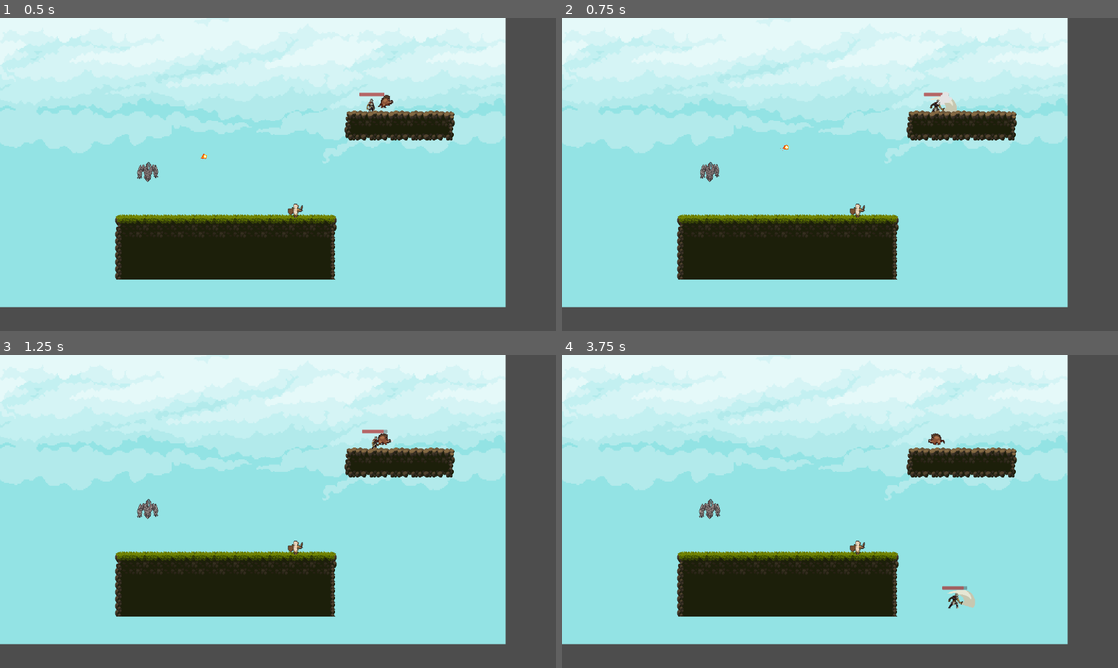
Above: before the commit, frames 1-4 (two rows, left to right).
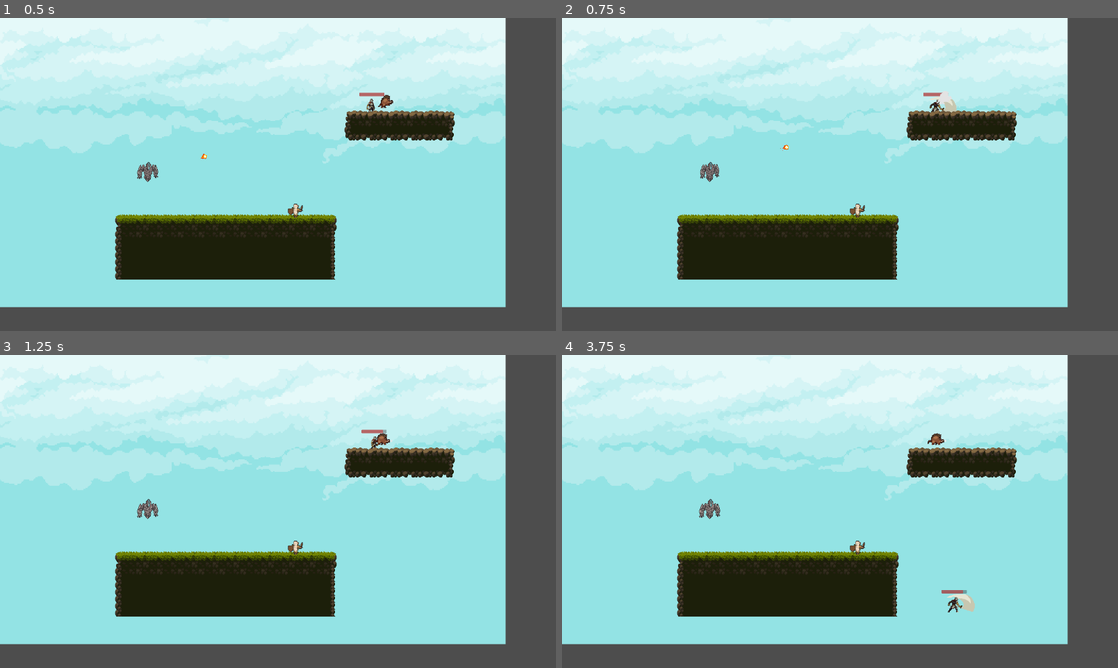
Above: after the commit, the same moments.

Repository: ON1VAS/tesiUni2025
Game: Godot game, scene res://scene/map.tscn
The game is run twice, just before and just after one commit, with the same random seed, the same clock (stepped at 60 frames per second) and the same inputs.
Inputs:
- Up to frame 1 (0.5 s): no input
- Up to frame 2 (0.75 s): hold D (ui_right) from 0.53 s (still down); tap K (attackfast) at 0.6 s
- Up to frame 3 (1.25 s): keep holding D (ui_right); tap E (ui_accept) at 0.77 s
- Up to frame 4 (3.75 s): tap L (attackpesant) at 1.35, 2.85 s; tap E (ui_accept) at 1.52, 3.02 s; release D (ui_right) at 2.03 s; hold A (ui_left) 2.03-2.78 s; tap K (attackfast) at 2.1, 3.6 s; hold D (ui_right) from 2.78 s (still down)

Frame 1 is identical in both runs. In frame 2, less than 0.1% of the frame differs, in the area x 65-71%, y 23-31%; in frame 3, less than 0.1%; in frame 4, 0.4%, in the area x 65-75%, y 24-83%.

Commit message:
aggiustata carica del cinghiale

Diff:
--- a/scene/chinghiale.tscn
+++ b/scene/chinghiale.tscn
@@ -223,3 +223,9 @@
 
 [node name="RayCastFront" type="RayCast2D" parent="."]
 rotation = -1.5708
+
+[node name="CooldownTimer" type="Timer" parent="."]
+wait_time = 0.5
+one_shot = true
+
+[connection signal="timeout" from="CooldownTimer" to="." method="_on_charge_attack_timeout"]
--- a/scene/cinghiale.gd
+++ b/scene/cinghiale.gd
@@ -87,7 +87,9 @@
 		velocity.x = lerp(velocity.x, direction.x * movement_speed, acceleration * delta * 60.0)
 
 		# Flip sprite
-		if direction.x != 0:
+		if direction.x > 0:
+			anim.scale.x = -(sign(direction.x) * abs(anim.scale.x))
+		elif direction.x < 0:
 			anim.scale.x = sign(direction.x) * abs(anim.scale.x)
 	else:
 		velocity.x = lerp(velocity.x, 0.0, friction * delta * 60.0)
@@ -126,7 +128,7 @@
 
 	if is_charging:  # Se non è stato interrotto
 		anim.play("charge_attack")
-		sword_hitbox.disabled = false
+		sword_hitbox.call_deferred("set_disabled", false)
 
 		# Timer durata carica
 		await get_tree().create_timer(charge_duration).timeout
@@ -134,7 +136,7 @@
 
 func _end_charge():
 	is_charging = false
-	sword_hitbox.disabled = true
+	sword_hitbox.call_deferred("set_disabled", true)
 	velocity.x = 0.0
 	anim.play("move")
 
@@ -143,7 +145,7 @@
 	velocity.x = -attack_direction.x * movement_speed * 0.5
 	velocity.y = -150
 	is_charging = false
-	sword_hitbox.disabled = true
+	sword_hitbox.call_deferred("set_disabled", true)
 	anim.play("hurt")
 	await get_tree().create_timer(0.5).timeout
 	anim.play("move")
@@ -168,12 +170,12 @@
 # ===== SEGNALI =====
 func _on_hurtbox_area_entered(area: Area2D):
 	if area.is_in_group("player_weapon"):
-		take_damage(10)
+		take_damage(damage)
 
 func _on_incornata_body_entered(body: Node2D):
 	if body.is_in_group("giocatore"):
 		body.Damage(damage)
-		_end_charge_with_impact()
+		call_deferred("_end_charge_with_impact")
 
 func _on_animated_sprite_2d_animation_finished():
 	if anim.animation == "charge_anticipation" and is_charging:
